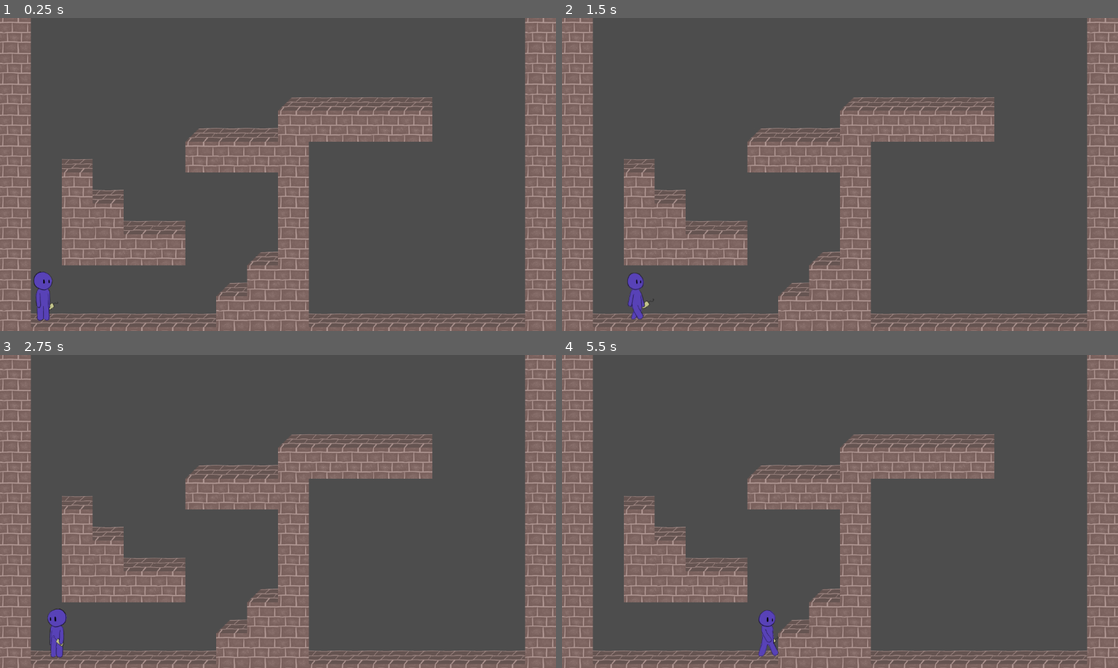
Above: before the commit, frames 1-4 (two rows, left to right).
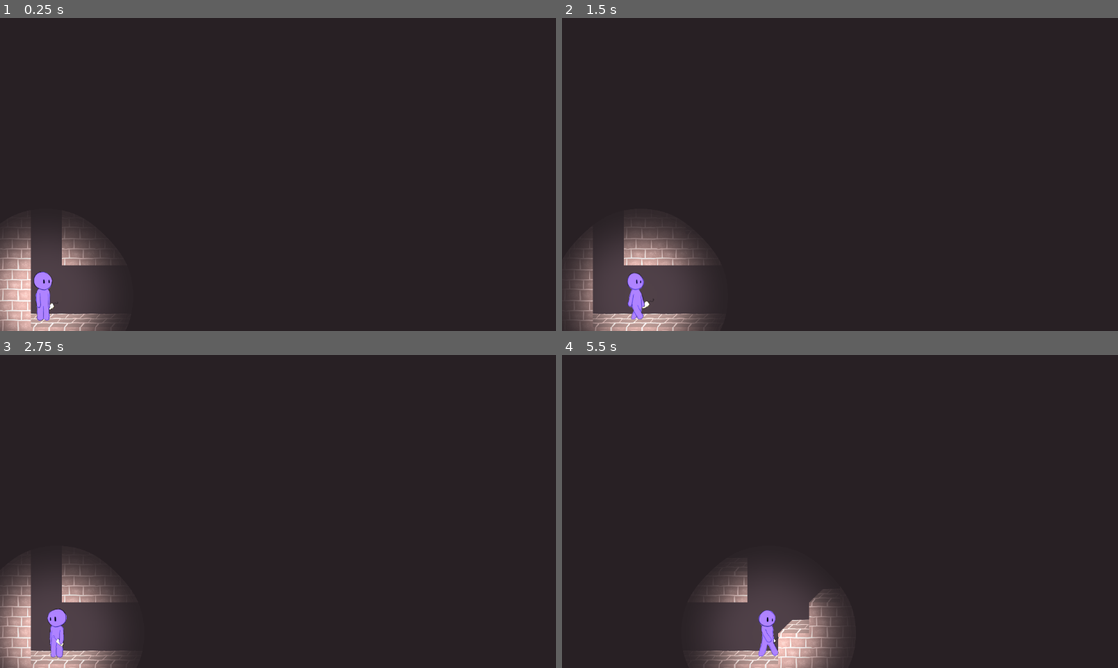
Above: after the commit, the same moments.

Repository: isaacwkm/csgd-capstone-project
Game: Godot game, scene res://scenes/world.tscn
The game is run twice, just before and just after one commit, with the same random seed, the same clock (stepped at 60 frames per second) and the same inputs.
Inputs:
- Up to frame 1 (0.25 s): no input
- Up to frame 2 (1.5 s): tap Enter (ui_accept) at 0.5, 0.77 s; hold D from 0.53 s (still down)
- Up to frame 3 (2.75 s): tap Enter (ui_accept) at 1.52 s; release D at 2.03 s; hold A from 2.03 s (still down)
- Up to frame 4 (5.5 s): release A at 2.78 s; hold D 2.78-4.28 s; tap Enter (ui_accept) at 3.02, 3.77, 4.52 s; hold A 4.28-5.03 s; hold D from 5.03 s (still down)

The runs differ from the first frame. In frame 1, 97% of the frame differs, in the area x 0-100%, y 0-100%; in frame 2, 96%; in frame 3, 97%; in frame 4, 97%.

Commit message:
Add shader which only renders lit areas, currently demonstrated by temporarily adding a PointLight2D to the PlayerCharacter instance.

Diff:
--- a/scenes/world.tscn
+++ b/scenes/world.tscn
@@ -1,13 +1,27 @@
-[gd_scene load_steps=3 format=4 uid="uid://bp24rmcwprehi"]
+[gd_scene load_steps=6 format=4 uid="uid://bp24rmcwprehi"]
 
 [ext_resource type="PackedScene" uid="uid://cci2vignjb6u4" path="res://objects/player_character/player_character.tscn" id="1_grg2j"]
+[ext_resource type="Material" uid="uid://bweju42buun6p" path="res://shaders/only_visible_in_light.tres" id="1_h8m8k"]
 [ext_resource type="TileSet" uid="uid://dg1io4ume71hh" path="res://textures/tileset/tileset.tres" id="2_13mpi"]
+[ext_resource type="Script" path="res://util/screen_overlay.gd" id="2_h6ad5"]
+[ext_resource type="Texture2D" uid="uid://c3338cj6v4v6v" path="res://textures/point_light.png" id="5_vhnmy"]
 
 [node name="World" type="Node2D"]
+material = ExtResource("1_h8m8k")
+
+[node name="ScreenOverlay" type="Node2D" parent="."]
+script = ExtResource("2_h6ad5")
+color = Color(0.156839, 0.127325, 0.142356, 1)
 
 [node name="TileMapLayer" type="TileMapLayer" parent="."]
+use_parent_material = true
 tile_map_data = PackedByteArray("AAAAAAoAAAAAAAEAAAABAAoAAAAAAAEAAAACAAoAAAAAAAEAAAADAAoAAAAAAAEAAAAEAAoAAAAAAAEAAAAFAA …(1344 unchanged characters)…
 tile_set = ExtResource("2_13mpi")
 
 [node name="PlayerCharacter" parent="." instance=ExtResource("1_grg2j")]
 position = Vector2(95, 604)
+
+[node name="PointLight2D" type="PointLight2D" parent="PlayerCharacter"]
+position = Vector2(0, -48)
+scale = Vector2(0.402344, 0.402344)
+texture = ExtResource("5_vhnmy")
--- /dev/null
+++ b/shaders/only_visible_in_light.gdshader
@@ -0,0 +1,11 @@
+shader_type canvas_item;
+render_mode light_only;
+
+const float sqrt_3 = sqrt(3.0);
+
+void light() {
+	LIGHT = vec4(
+		COLOR.rgb*LIGHT_COLOR.rgb*LIGHT_ENERGY,
+		COLOR.a*length(LIGHT_COLOR.rgb)*LIGHT_COLOR.a/sqrt_3
+	);
+}
--- /dev/null
+++ b/shaders/only_visible_in_light.tres
@@ -0,0 +1,6 @@
+[gd_resource type="ShaderMaterial" load_steps=2 format=3 uid="uid://bweju42buun6p"]
+
+[ext_resource type="Shader" path="res://shaders/only_visible_in_light.gdshader" id="1_c5rf5"]
+
+[resource]
+shader = ExtResource("1_c5rf5")
--- /dev/null
+++ b/util/screen_overlay.gd
@@ -0,0 +1,7 @@
+class_name ScreenOverlay
+extends Node2D
+
+@export var color: Color
+
+func _draw():
+	draw_rect(get_viewport_rect(), color)
Binary file added: textures/point_light.png
Not shown, added: textures/point_light.png.import
